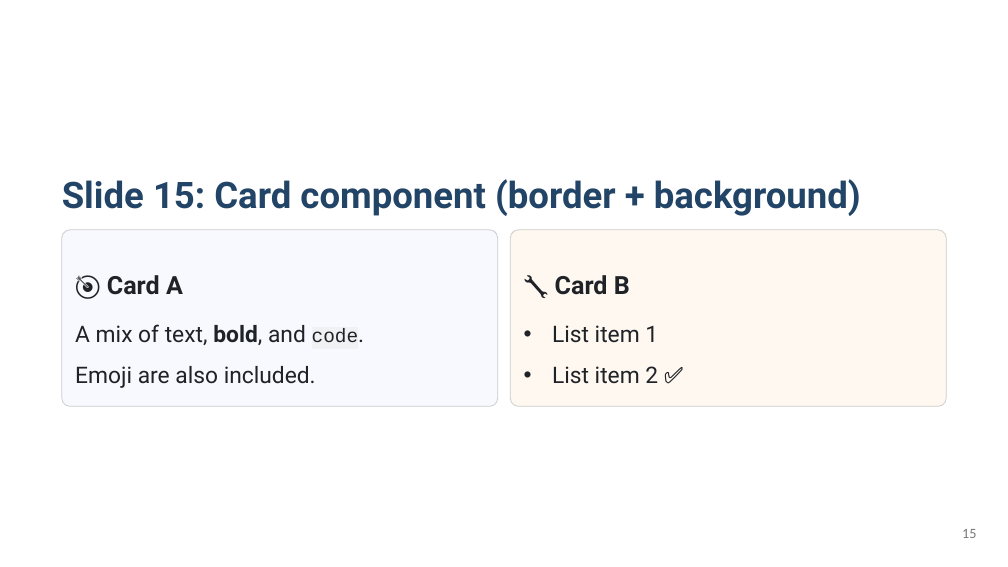
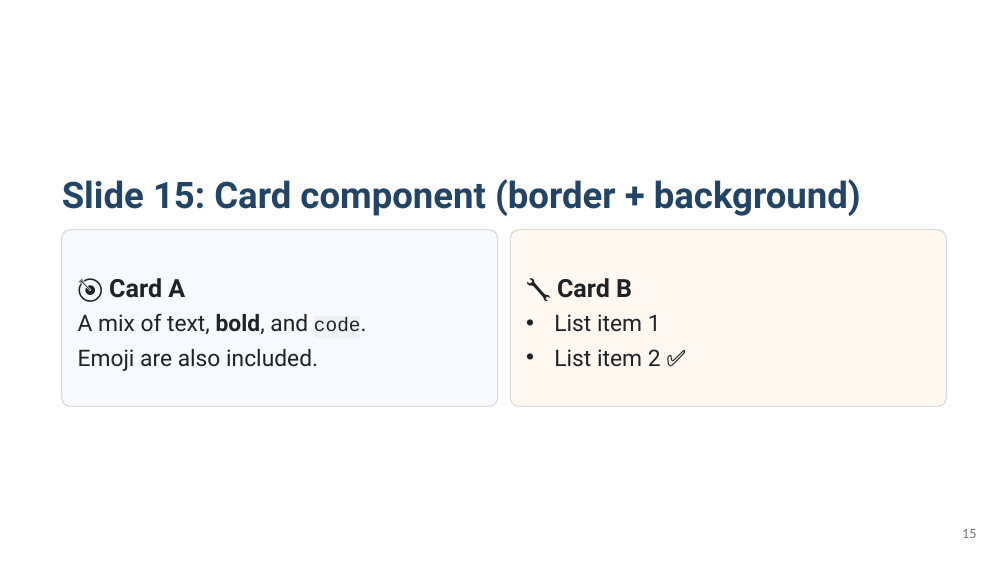
Before and after one commit to KatsuYuzu/marp-to-editable-pptx, a slide deck: slide 15 of output-pptx/test-output.pptx. Drawn at 1008x567 pixels with LibreOffice and Linux fonts; fonts in the diff are those of the drawing. Boxes give left, top, right and bottom in pixels: in the first picture for what was removed or moved away, otherwise in the second. Text is boxed around its words. In the diff, an @@ line names an element or a change of style, - is before the commit and + after.

Commit message:
test: テストフィクスチャ追加（スライド81-95）と開発用診断ツール群
テストフィクスチャ:
- pptx-export.md: colspan/rowspan、ol start、list-style-type、
  ネストリスト、コンテナ埋め込み等のテストスライドを追加
- output-pptx: 最新バンドルによる出力を更新

開発ツール:
- compare-visuals 用の診断スクリプト群を追加
  (check-fail-slides, check-fonts-spacing, structural-test 等)
- ビジュアルリグレッションテストのバッチ実行スクリプト追加
- visual-regression.test.ts: 構造的テストの自動化フレームワーク

jest.config.js: visual-regression テストのセットアップファイル追加

```diff
--- a/output-pptx/test-output.pptx
+++ b/output-pptx/test-output.pptx
@@ rounded rectangle "🔧 Card B": place and size @@
-rounded rectangle "🔧 Card B" at (552,325,658,384)
+rounded rectangle "🔧 Card B" at (510,230,947,406)
@@ rounded rectangle "🔧 Card B" at (510,230,947,406): fill none to #FFF8F0; outline none to #CCCCCC 0.75 pt @@
@@ rounded rectangle removed at (510,230,947,406) @@
@@ text in rounded rectangle at (78,278,361,371): text added @@
+🎯 Card A
+A mix of text, bold, and code.
+Emoji are also included.
@@ text removed at (107,275,183,295) @@
-🎯 Card A
@@ text removed at (555,275,630,295) @@
-🔧 Card B
@@ text in rounded rectangle at (557,278,632,298): paragraph added @@
+🔧 Card B
@@ text removed at (75,324,359,388) @@
-A mix of text, bold, and code.
-Emoji are also included.
@@ text in rounded rectangle at (554,314,661,367): line spacing 1.5 to 1.25 @@
```
Also in this commit, not shown: 49 other slides changed, 5 slides added, 19 other files.
